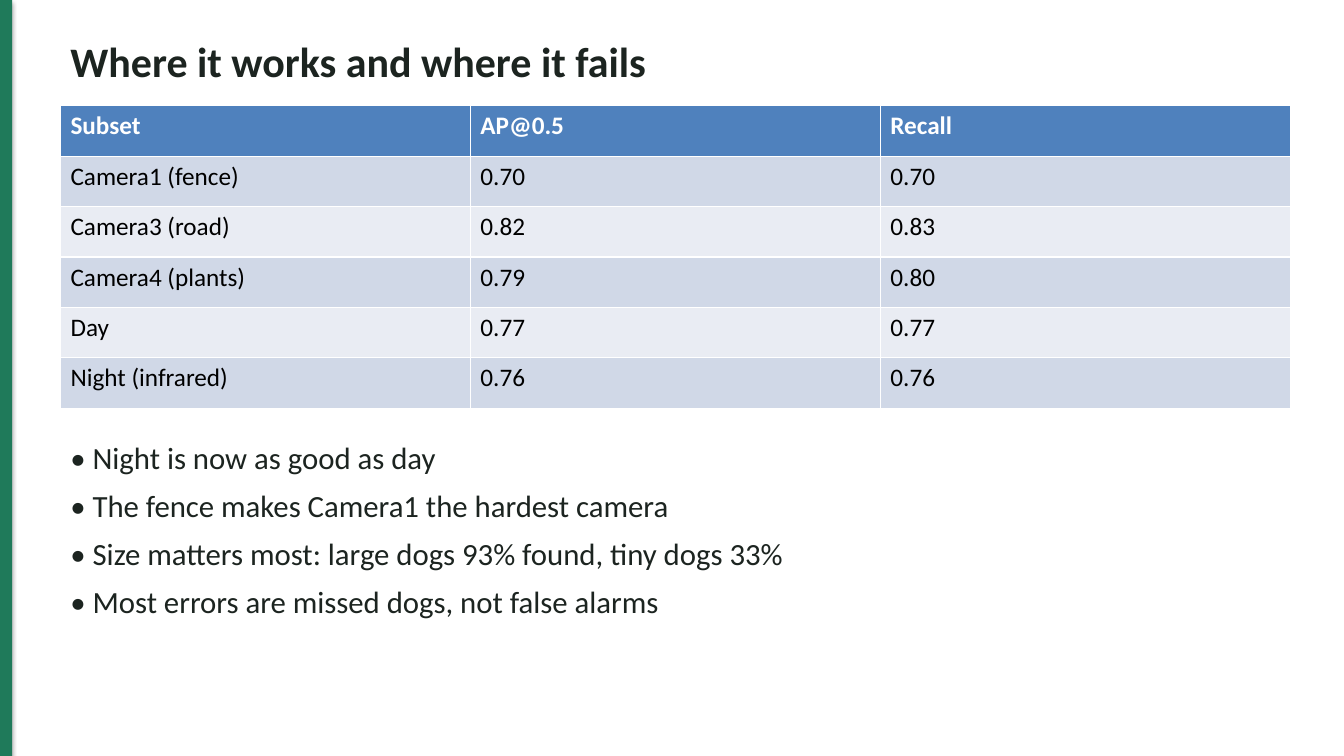
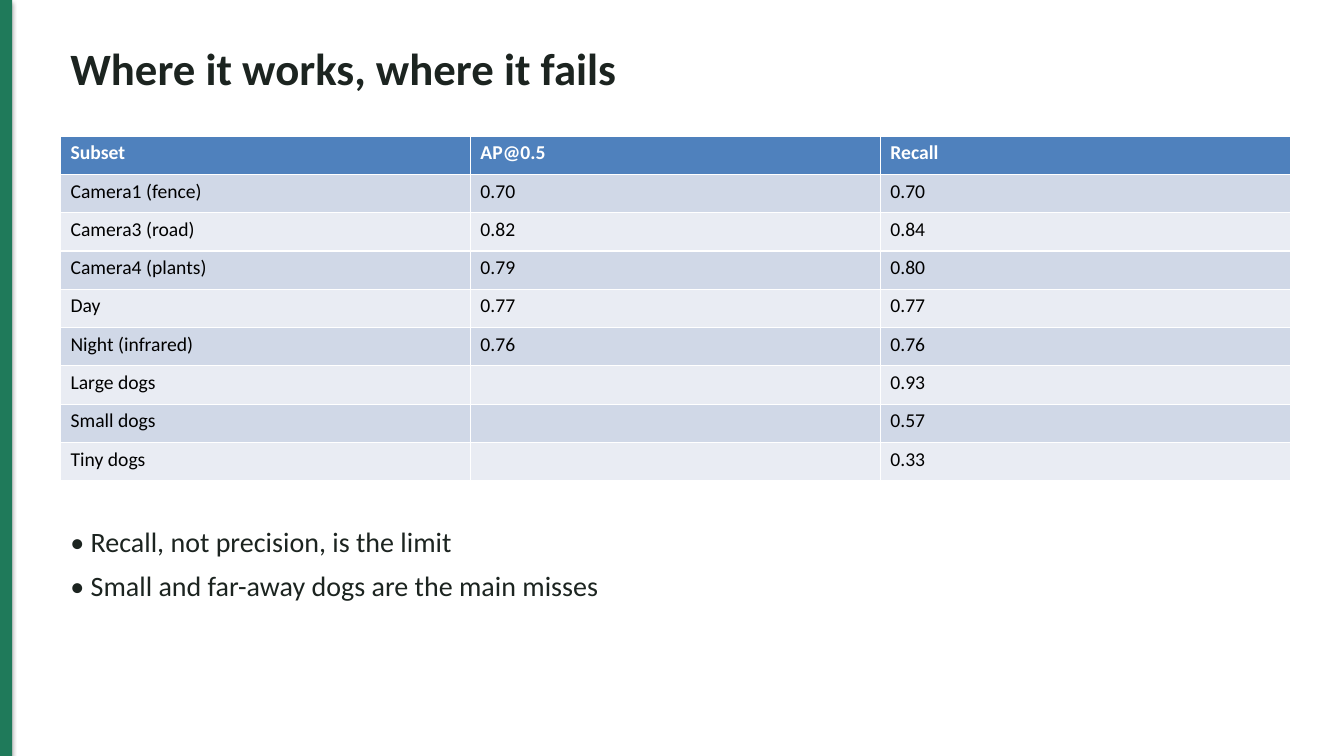
Before and after one commit to Epp-ppE/stray-dog-detection, a slide deck: slide 9 of slides/slides.pptx. Drawn at 1344x756 pixels with LibreOffice and Linux fonts; fonts in the diff are those of the drawing. Boxes give left, top, right and bottom in pixels: in the first picture for what was removed or moved away, otherwise in the second. Text is boxed around its words. In the diff, an @@ line names an element or a change of style, - is before the commit and + after.

```diff
--- a/slides/slides.pptx
+++ b/slides/slides.pptx
@@ text at (70, 53, 616, 91): text changed; size 30 to 32 pt @@
-Where it works and where it fails
+Where it works, where it fails
@@ table at (60, 136, 1292, 481) @@
-row 3, column 3: 0.83
+row 3, column 3: 0.84
+row 7: Large dogs |  | 0.93
+row 8: Small dogs |  | 0.57
+row 9: Tiny dogs |  | 0.33
@@ table: place and size @@
-table at (60, 106, 1292, 408)
+table at (60, 136, 1292, 481)
@@ text at (91, 532, 598, 601): text changed; size 22 to 20 pt @@
-• Night is now as good as day
-• The fence makes Camera1 the hardest camera
-• Size matters most: large dogs 93% found, tiny dogs 33%
-• Most errors are missed dogs, not false alarms
+• Recall, not precision, is the limit
+• Small and far-away dogs are the main misses
```
Also in this commit, not shown: 12 other slides changed, 3 slides added, 8 slides removed, 4 other files.
